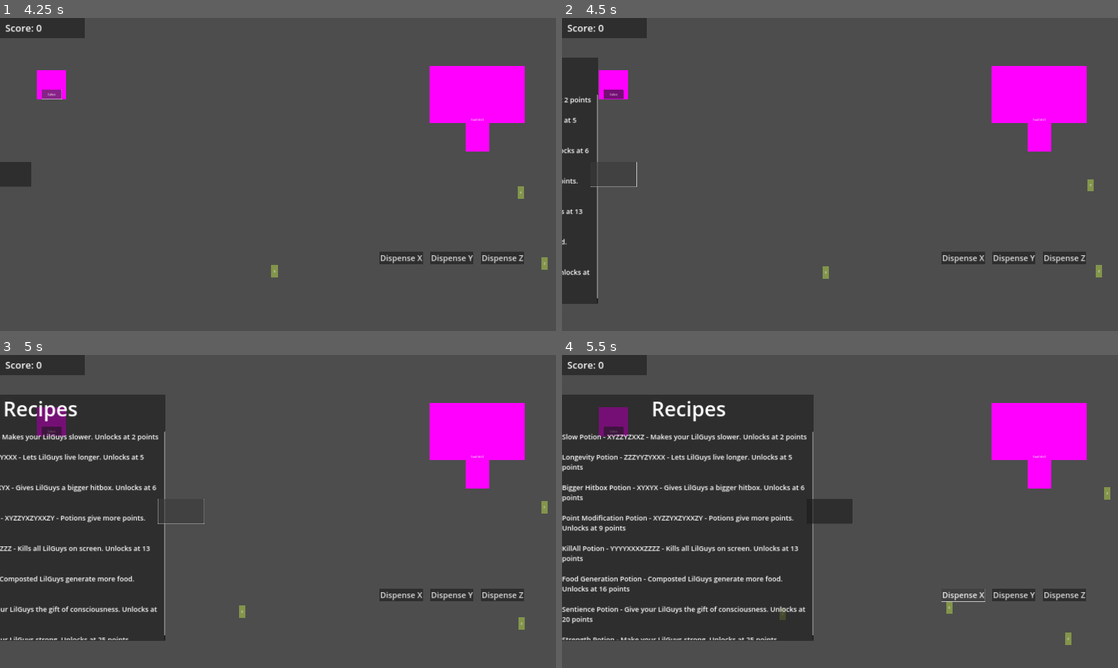
Above: before the commit, frames 1-4 (two rows, left to right).
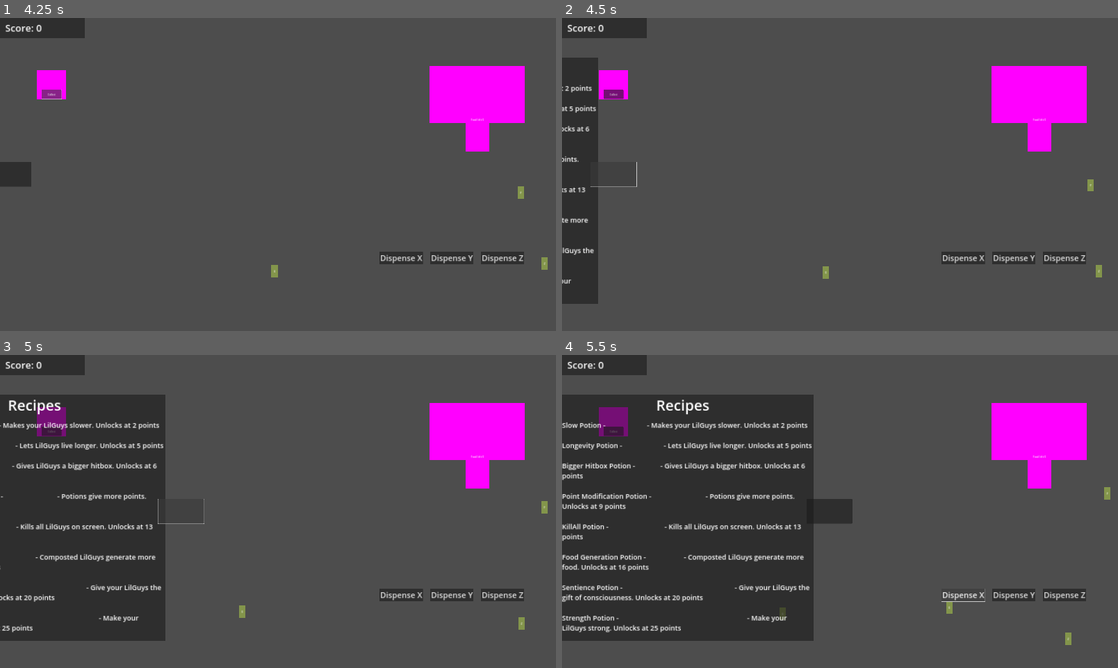
Above: after the commit, the same moments.

Repository: BoopEnthusiast/Cozy-Spring-Jam-2024
Game: Godot game, scene res://scenes/main_menu_screen.tscn
Same seed, same stepped clock (60 frames per second), same inputs: the game is played once before the commit and once after it.
Inputs (mouse positions are in pixels of both pictures, inside the frame that each line leads up to):
- Up to frame 1 (4.25 s): click "Play" at 0.5 s; click "Dispense X" at 1.25 s; click "Dispense Y" at 2 s; click "Dispense Z" at 2.75 s; click "Collect" at 3.5 s
- Up to frame 2 (4.5 s): click (573, 174) at 4.25 s
- Up to frame 3 (5 s): no input
- Up to frame 4 (5.5 s): click "Dispense X" at 5 s

Frame 1 is identical in both runs. In frame 2, 0.8% of the frame differs, in the area x 0-7%, y 21-90%; in frame 3, 4.8%; in frame 4, 8.1%, in the area x 0-46%, y 14-92%.

Commit message:
recipes are unlockable

Diff:
--- a/scenes/recipes_screen.tscn
+++ b/scenes/recipes_screen.tscn
@@ -1,7 +1,59 @@
-[gd_scene load_steps=7 format=3 uid="uid://crmdcshv7rb21"]
+[gd_scene load_steps=15 format=3 uid="uid://crmdcshv7rb21"]
 
 [ext_resource type="Script" path="res://scripts/recipes_screen.gd" id="1_7hkwy"]
 [ext_resource type="Script" path="res://scripts/book_button.gd" id="2_fpp56"]
+[ext_resource type="Script" path="res://scripts/longevity_potion_recipe.gd" id="2_rh8d8"]
+[ext_resource type="Script" path="res://scripts/hitbox_potion_recipe.gd" id="3_tpu4c"]
+[ext_resource type="Script" path="res://scripts/point_potion_recipe.gd" id="4_qhqr5"]
+[ext_resource type="Script" path="res://scripts/kill_all_potion_recipe.gd" id="5_l5x6m"]
+[ext_resource type="Script" path="res://scripts/food_potion_recipe.gd" id="6_bv6fg"]
+[ext_resource type="Script" path="res://scripts/sentience_potion_recipe.gd" id="7_modhv"]
+[ext_resource type="Script" path="res://scripts/strength_potion_unlocked.gd" id="8_j3dm0"]
+
+[sub_resource type="GDScript" id="GDScript_hdcuv"]
+script/source = "extends RichTextLabel
+
+var slowPotionUnlocked = false
+
+# Called every frame. 'delta' is the elapsed time since the previous frame.
+func _process(delta):
+	if Singleton.score >= 2:
+		slowPotionUnlocked = true
+
+	if slowPotionUnlocked:
+		self.visible = true
+
+"
+
+[sub_resource type="Animation" id="Animation_lm6jd"]
+length = 0.001
+tracks/0/type = "value"
+tracks/0/imported = false
+tracks/0/enabled = true
+tracks/0/path = NodePath("RecipeBackground:position")
+tracks/0/interp = 1
+tracks/0/loop_wrap = true
+tracks/0/keys = {
+"times": PackedFloat32Array(0),
+"transitions": PackedFloat32Array(1),
+"update": 0,
+"values": [Vector2(-1788, 274)]
+}
+
+[sub_resource type="Animation" id="Animation_bo715"]
+resource_name = "close_recipes"
+tracks/0/type = "value"
+tracks/0/imported = false
+tracks/0/enabled = true
+tracks/0/path = NodePath("RecipeBackground:position")
+tracks/0/interp = 1
+tracks/0/loop_wrap = true
+tracks/0/keys = {
+"times": PackedFloat32Array(0, 1),
+"transitions": PackedFloat32Array(1, 1),
+"update": 0,
+"values": [Vector2(0, 274), Vector2(-1788, 274)]
+}
 
 [sub_resource type="Animation" id="Animation_k2qna"]
 resource_name = "open_recipes"
@@ -18,36 +70,6 @@
 "values": [Vector2(-1788, 274), Vector2(0, 274)]
 }
 
-[sub_resource type="Animation" id="Animation_lm6jd"]
-length = 0.001
-tracks/0/type = "value"
-tracks/0/imported = false
-tracks/0/enabled = true
-tracks/0/path = NodePath("RecipeBackground:position")
-tracks/0/interp = 1
-tracks/0/loop_wrap = true
-tracks/0/keys = {
-"times": PackedFloat32Array(0),
-"transitions": PackedFloat32Array(1),
-"update": 0,
-"values": [Vector2(-1788, 274)]
-}
-
-[sub_resource type="Animation" id="Animation_bo715"]
-resource_name = "close_recipes"
-tracks/0/type = "value"
-tracks/0/imported = false
-tracks/0/enabled = true
-tracks/0/path = NodePath("RecipeBackground:position")
-tracks/0/interp = 1
-tracks/0/loop_wrap = true
-tracks/0/keys = {
-"times": PackedFloat32Array(0, 1),
-"transitions": PackedFloat32Array(1, 1),
-"update": 0,
-"values": [Vector2(0, 274), Vector2(-1788, 274)]
-}
-
 [sub_resource type="AnimationLibrary" id="AnimationLibrary_uboac"]
 _data = {
 "RESET": SubResource("Animation_lm6jd"),
@@ -76,8 +98,8 @@
 offset_bottom = -1499.0
 grow_horizontal = 2
 grow_vertical = 2
-theme_override_font_sizes/normal_font_size = 140
-text = "                 Recipes
+theme_override_font_sizes/normal_font_size = 100
+text = "                         Recipes
 "
 
 [node name="PotionRecipes" type="RichTextLabel" parent="RecipeBackground"]
@@ -86,27 +108,115 @@
 anchor_top = 0.5
 anchor_right = 1.0
 anchor_bottom = 0.5
-offset_top = -595.0
+offset_top = -675.0
 offset_bottom = 843.0
 grow_horizontal = 2
 grow_vertical = 2
 theme_override_font_sizes/normal_font_size = 48
-text = "Slow Potion - XYZZYZXXZ - Makes your LilGuys slower. Unlocks at 2 points
-
-Longevity Potion - ZZZYYZYXXX - Lets LilGuys live longer. Unlocks at 5 points
-
-Bigger Hitbox Potion - XYXYX - Gives LilGuys a bigger hitbox. Unlocks at 6 points
-
-Point Modification Potion - XYZZYXZYXXZY - Potions give more points. Unlocks at 9 points
-
-KillAll Potion - YYYYXXXXZZZZ - Kills all LilGuys on screen. Unlocks at 13 points
-
-Food Generation Potion - Composted LilGuys generate more food. Unlocks at 16 points
-
-Sentience Potion - Give your LilGuys the gift of consciousness. Unlocks at 20 points
-
-Strength Potion - Make your LilGuys strong. Unlocks at 25 points
+text = "Slow Potion -                       - Makes your LilGuys slower. Unlocks at 2 points
+
+Longevity Potion -                       - Lets LilGuys live longer. Unlocks at 5 points
+
+Bigger Hitbox Potion -              - Gives LilGuys a bigger hitbox. Unlocks at 6 points
+
+Point Modification Potion -                              - Potions give more points. Unlocks at 9 points
+
+KillAll Potion -                               - Kills all LilGuys on screen. Unlocks at 13 points
+
+Food Generation Potion -                     - Composted LilGuys generate more food. Unlocks at 16 points
+
+Sentience Potion -                                                              - Give your LilGuys the gift of consciousness. Unlocks at 20 points
+
+Strength Potion -                                                                       - Make your LilGuys strong. Unlocks at 25 points
 "
+
+[node name="SlowPotionRecipe" type="RichTextLabel" parent="RecipeBackground/PotionRecipes"]
+visible = false
+layout_mode = 0
+offset_left = 305.0
+offset_top = 1.0
+offset_right = 610.0
+offset_bottom = 74.0
+theme_override_font_sizes/normal_font_size = 48
+text = "XYZZYZXXZ"
+script = SubResource("GDScript_hdcuv")
+
+[node name="LongevityPotionRecipe" type="RichTextLabel" parent="RecipeBackground/PotionRecipes"]
+visible = false
+layout_mode = 0
+offset_left = 426.0
+offset_top = 140.0
+offset_right = 713.0
+offset_bottom = 198.0
+theme_override_font_sizes/normal_font_size = 48
+text = "ZZZYYZYXXX"
+script = ExtResource("2_rh8d8")
+
+[node name="HitboxPotionRecipe" type="RichTextLabel" parent="RecipeBackground/PotionRecipes"]
+visible = false
+layout_mode = 0
+offset_left = 512.0
+offset_top = 268.0
+offset_right = 698.0
+offset_bottom = 337.0
+theme_override_font_sizes/normal_font_size = 48
+text = "XYXYX"
+script = ExtResource("3_tpu4c")
+
+[node name="PointPotionRecipe" type="RichTextLabel" parent="RecipeBackground/PotionRecipes"]
+visible = false
+layout_mode = 0
+offset_left = 625.0
+offset_top = 470.0
+offset_right = 993.0
+offset_bottom = 540.0
+theme_override_font_sizes/normal_font_size = 48
+text = "XYZZYXZYXXZY "
+script = ExtResource("4_qhqr5")
+
+[node name="KillAllPotionRecipe" type="RichTextLabel" parent="RecipeBackground/PotionRecipes"]
+visible = false
+layout_mode = 0
+offset_left = 329.0
+offset_top = 670.0
+offset_right = 690.0
+offset_bottom = 738.0
+theme_override_font_sizes/normal_font_size = 48
+text = "YYYYXXXXZZZZ"
+script = ExtResource("5_l5x6m")
+
+[node name="FoodPotionRecipe" type="RichTextLabel" parent="RecipeBackground/PotionRecipes"]
+visible = false
+layout_mode = 0
+offset_left = 588.0
+offset_top = 871.0
+offset_right = 839.0
+offset_bottom = 947.0
+theme_override_font_sizes/normal_font_size = 48
+text = "ZYXYXZYX "
+script = ExtResource("6_bv6fg")
+
+[node name="SentiencePotionRecipe" type="RichTextLabel" parent="RecipeBackground/PotionRecipes"]
+visible = false
+layout_mode = 0
+offset_left = 426.0
+offset_top = 1072.0
+offset_right = 1183.0
+offset_bottom = 1142.0
+theme_override_font_sizes/normal_font_size = 48
+text = "ZYXYZXZXYZXYYZXZXYXZXXYZX "
+script = ExtResource("7_modhv")
+
+[node name="StrengthPotionUnlocked" type="RichTextLabel" parent="RecipeBackground/PotionRecipes"]
+visible = false
+layout_mode = 0
+offset_left = 401.0
+offset_top = 1272.0
+offset_right = 1265.0
+offset_bottom = 1347.0
+theme_override_font_sizes/normal_font_size = 48
+text = "XZYXZXYZYXZXZXZYXYYZXYYZXXZYY"
+script = ExtResource("8_j3dm0")
 
 [node name="BookButton" type="Button" parent="RecipeBackground"]
 layout_mode = 1
--- /dev/null
+++ b/scripts/food_potion_recipe.gd
@@ -0,0 +1,11 @@
+extends RichTextLabel
+
+var foodPotionUnlocked = false
+
+# Called every frame. 'delta' is the elapsed time since the previous frame.
+func _process(delta):
+	if Singleton.score >= 16:
+		foodPotionUnlocked = true
+
+	if foodPotionUnlocked:
+		self.visible = true
--- /dev/null
+++ b/scripts/hitbox_potion_recipe.gd
@@ -0,0 +1,11 @@
+extends RichTextLabel
+
+var hitboxPotionUnlocked = false
+
+# Called every frame. 'delta' is the elapsed time since the previous frame.
+func _process(delta):
+	if Singleton.score >= 6:
+		hitboxPotionUnlocked = true
+
+	if hitboxPotionUnlocked:
+		self.visible = true
--- /dev/null
+++ b/scripts/kill_all_potion_recipe.gd
@@ -0,0 +1,11 @@
+extends RichTextLabel
+
+var killPotionUnlocked = false
+
+# Called every frame. 'delta' is the elapsed time since the previous frame.
+func _process(delta):
+	if Singleton.score >= 13:
+		killPotionUnlocked = true
+
+	if killPotionUnlocked:
+		self.visible = true
--- /dev/null
+++ b/scripts/longevity_potion_recipe.gd
@@ -0,0 +1,11 @@
+extends RichTextLabel
+
+var longevityPotionUnlocked = false
+
+# Called every frame. 'delta' is the elapsed time since the previous frame.
+func _process(delta):
+	if Singleton.score >= 5:
+		longevityPotionUnlocked = true
+
+	if longevityPotionUnlocked:
+		self.visible = true
--- /dev/null
+++ b/scripts/point_potion_recipe.gd
@@ -0,0 +1,11 @@
+extends RichTextLabel
+
+var pointPotionUnlocked = false
+
+# Called every frame. 'delta' is the elapsed time since the previous frame.
+func _process(delta):
+	if Singleton.score >= 9:
+		pointPotionUnlocked = true
+
+	if pointPotionUnlocked:
+		self.visible = true
--- /dev/null
+++ b/scripts/sentience_potion_recipe.gd
@@ -0,0 +1,11 @@
+extends RichTextLabel
+
+var sentiencePotionUnlocked = false
+
+# Called every frame. 'delta' is the elapsed time since the previous frame.
+func _process(delta):
+	if Singleton.score >= 20:
+		sentiencePotionUnlocked = true
+
+	if sentiencePotionUnlocked:
+		self.visible = true
--- /dev/null
+++ b/scripts/slow_potion_recipe.gd
@@ -0,0 +1,11 @@
+extends RichTextLabel
+
+var slowPotionUnlocked = false
+
+# Called every frame. 'delta' is the elapsed time since the previous frame.
+func _process(delta):
+	if Singleton.score >= 2:
+		slowPotionUnlocked = true
+
+	if slowPotionUnlocked:
+		self.visible = true
--- /dev/null
+++ b/scripts/strength_potion_unlocked.gd
@@ -0,0 +1,11 @@
+extends RichTextLabel
+
+var strengthPotionUnlocked = false
+
+# Called every frame. 'delta' is the elapsed time since the previous frame.
+func _process(delta):
+	if Singleton.score >= 25:
+		strengthPotionUnlocked = true
+
+	if strengthPotionUnlocked:
+		self.visible = true
